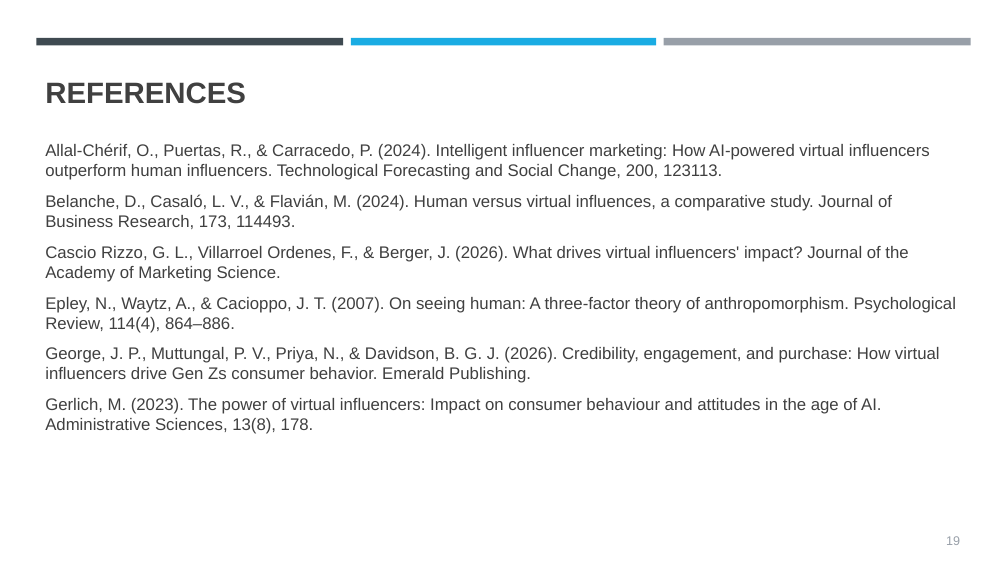
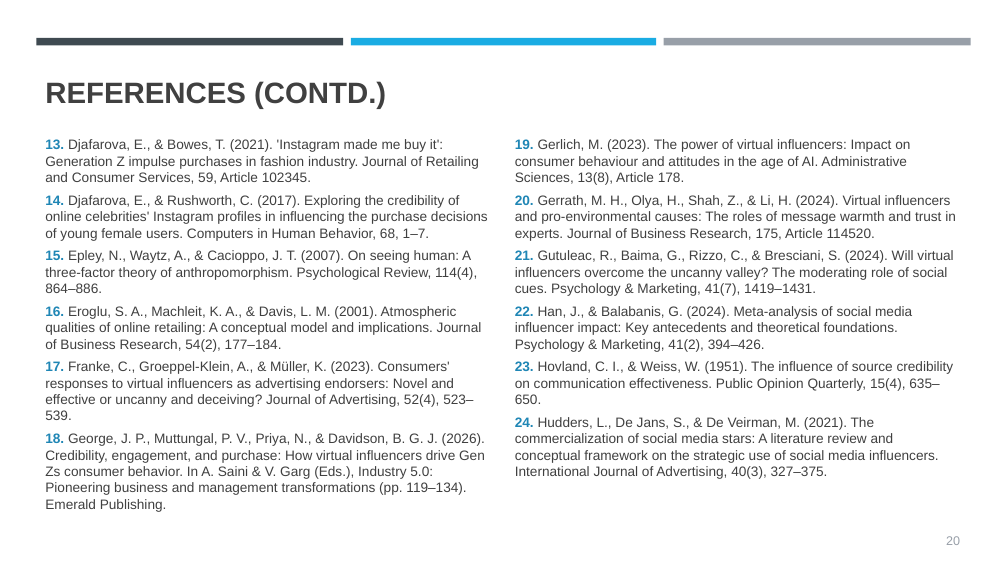
Before and after one commit to Abhiramjayan-versiert/AJ-Claude-, a slide deck: slide 20 of presentation/Virtual_Influencers_Trust_Purchase_Intention_GenZ.pptx (slide 19 before the commit). Drawn at 1008x567 pixels with LibreOffice and Linux fonts; fonts in the diff are those of the drawing. Boxes give left, top, right and bottom in pixels: in the first picture for what was removed or moved away, otherwise in the second. Text is boxed around its words. In the diff, an @@ line names an element or a change of style, - is before the commit and + after.

```diff
--- a/presentation/Virtual_Influencers_Trust_Purchase_Intention_GenZ.pptx
+++ b/presentation/Virtual_Influencers_Trust_Purchase_Intention_GenZ.pptx
@@ title at bbox=[45, 81, 386, 109]: text changed @@
-REFERENCES
+REFERENCES (CONTD.)
@@ text removed at bbox=[45, 143, 956, 434] @@
-Allal-Chérif, O., Puertas, R., & Carracedo, P. (2024). Intelligent influencer marketing: How AI-powered virtual influencers outperform human influencers. Technological Forecasting and Social Change, 200, 123113.
-Belanche, D., Casaló, L. V., & Flavián, M. (2024). Human versus virtual influences, a comparative study. Journal of Business Research, 173, 114493.
-Cascio Rizzo, G. L., Villarroel Ordenes, F., & Berger, J. (2026). What drives virtual influencers' impact? Journal of the Academy of Marketing Science.
-Epley, N., Waytz, A., & Cacioppo, J. T. (2007). On seeing human: A three-factor theory of anthropomorphism. Psychological Review, 114(4), 864–886.
-George, J. P., Muttungal, P. V., Priya, N., & Davidson, B. G. J. (2026). Credibility, engagement, and purchase: How virtual influencers drive Gen Zs consumer behavior. Emerald Publishing.
-Gerlich, M. (2023). The power of virtual influencers: Impact on consumer behaviour and attitudes in the age of AI. Administrative Sciences, 13(8), 178.
@@ text added at bbox=[45, 139, 488, 512], 13 pt, text #404040 @@
+13. Djafarova, E., & Bowes, T. (2021). 'Instagram made me buy it': Generation Z impulse purchases in fashion industry. Journal of Retailing and Consumer Services, 59, Article 102345.
+14. Djafarova, E., & Rushworth, C. (2017). Exploring the credibility of online celebrities' Instagram profiles in influencing the purchase decisions of young female users. Computers in Human Behavior, 68, 1–7.
+15. Epley, N., Waytz, A., & Cacioppo, J. T. (2007). On seeing human: A three-factor theory of anthropomorphism. Psychological Review, 114(4), 864–886.
+16. Eroglu, S. A., Machleit, K. A., & Davis, L. M. (2001). Atmospheric qualities of online retailing: A conceptual model and implications. Journal of Business Research, 54(2), 177–184.
+17. Franke, C., Groeppel-Klein, A., & Müller, K. (2023). Consumers' responses to virtual influencers as advertising endorsers: Novel and effective or uncanny and deceiving? Journal of Advertising, 52(4), 523–539.
+18. George, J. P., Muttungal, P. V., Priya, N., & Davidson, B. G. J. (2026). Credibility, engagement, and purchase: How virtual influencers drive Gen Zs consumer behavior. In A. Saini & V. Garg (Eds.), Industry 5.0: Pioneering business and management transformations (pp. 119–134). Emerald Publishing.
@@ text added at bbox=[515, 139, 956, 479], 13 pt, text #404040 @@
+19. Gerlich, M. (2023). The power of virtual influencers: Impact on consumer behaviour and attitudes in the age of AI. Administrative Sciences, 13(8), Article 178.
+20. Gerrath, M. H., Olya, H., Shah, Z., & Li, H. (2024). Virtual influencers and pro-environmental causes: The roles of message warmth and trust in experts. Journal of Business Research, 175, Article 114520.
+21. Gutuleac, R., Baima, G., Rizzo, C., & Bresciani, S. (2024). Will virtual influencers overcome the uncanny valley? The moderating role of social cues. Psychology & Marketing, 41(7), 1419–1431.
+22. Han, J., & Balabanis, G. (2024). Meta-analysis of social media influencer impact: Key antecedents and theoretical foundations. Psychology & Marketing, 41(2), 394–426.
+23. Hovland, C. I., & Weiss, W. (1951). The influence of source credibility on communication effectiveness. Public Opinion Quarterly, 15(4), 635–650.
+24. Hudders, L., De Jans, S., & De Veirman, M. (2021). The commercialization of social media stars: A literature review and conceptual framework on the strategic use of social media influencers. International Journal of Advertising, 40(3), 327–375.
@@ page number at bbox=[946, 536, 960, 545]: text changed @@
-19
+20
```
Also in this commit, not shown: 2 other slides changed, 3 slides added.
